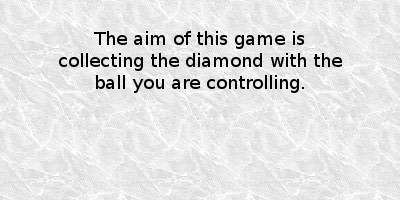
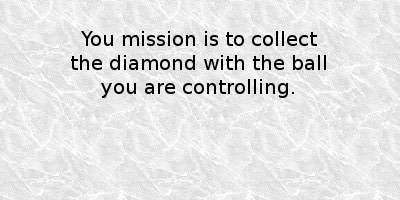
Comparing the layer stacks of the two (400, 200) images. Changes:
renamed "Calque Copié" to "You mission is to collect the ...", painted on it over (59, 31, 342, 98)
